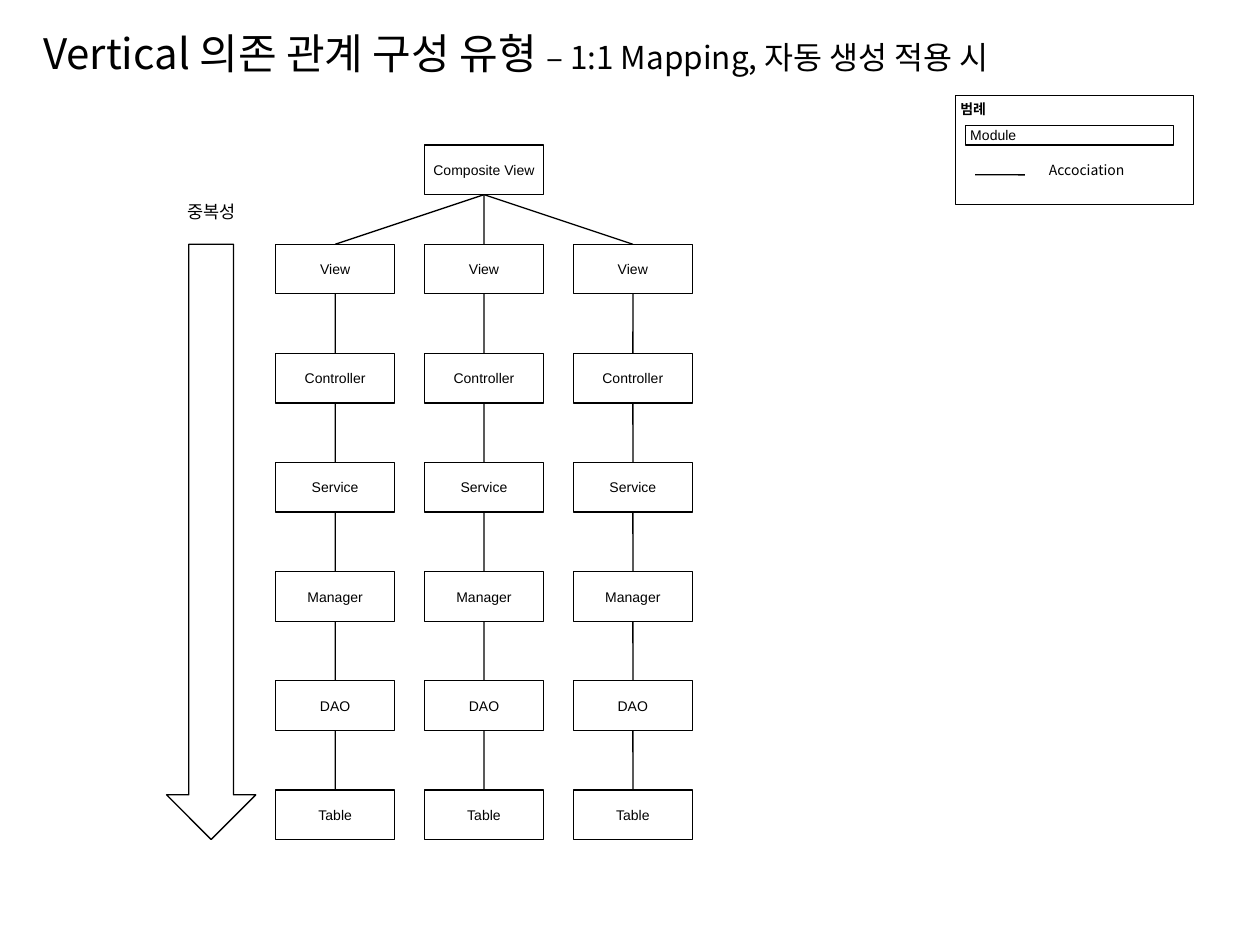
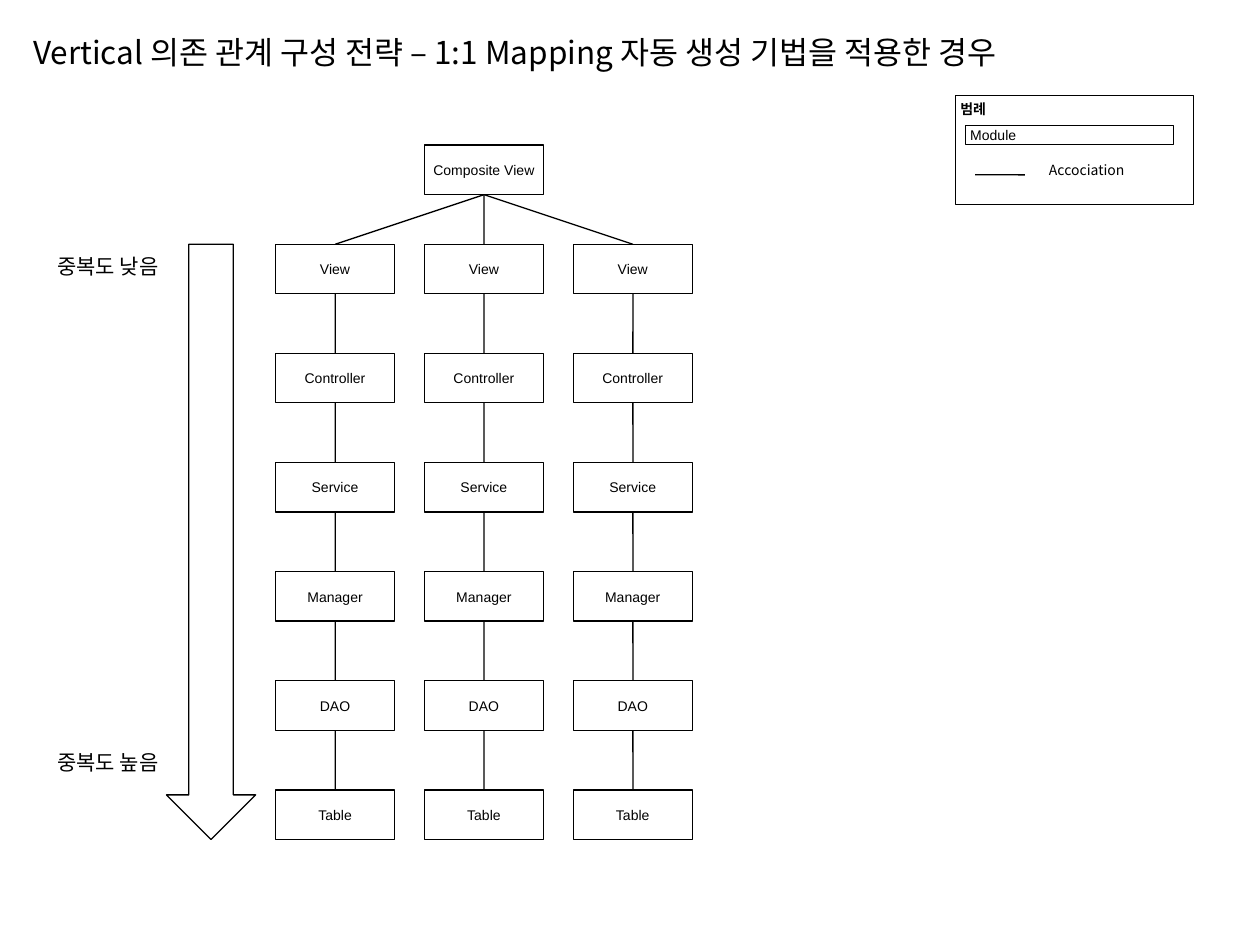
Before and after one commit to kwbaek/codelabor, a slide deck: slide 1 of documentation/0 architecture/design/TO-BE 설계 전술 (Layered Architecture).pptx. Drawn at 1260x945 pixels with LibreOffice and Linux fonts; fonts in the diff are those of the drawing. Boxes give left, top, right and bottom in pixels: in the first picture for what was removed or moved away, otherwise in the second. Text is boxed around its words. In the diff, an @@ line names an element or a change of style, - is before the commit and + after.

```diff
--- a/documentation/0 architecture/design/TO-BE 설계 전술 (Layered Architecture).pptx
+++ b/documentation/0 architecture/design/TO-BE 설계 전술 (Layered Architecture).pptx
@@ text at <box>33,38,996,72</box>: text changed @@
-Vertical 의존 관계 구성 유형 – 1:1 Mapping, 자동 생성 적용 시
+Vertical 의존 관계 구성 전략 – 1:1 Mapping 자동 생성 기법을 적용한 경우
@@ text at <box>57,256,159,276</box>: text changed; size 10 to 12 pt; font Noto Sans CJK KR to Arial @@
-중복성
+중복도 낮음
@@ text added at <box>57,753,159,772</box>, 12 pt, text #000000 @@
+중복도 높음
```
Also in this commit, not shown: 10 other slides changed, 1 slide removed, 12 other files.
